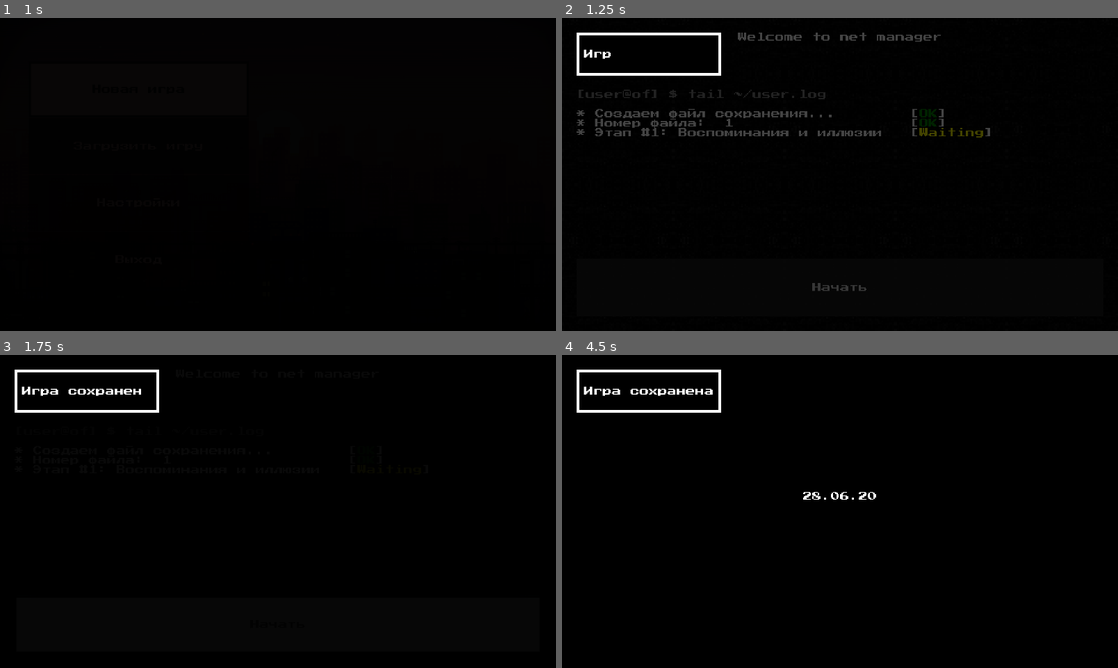
Above: before the commit, frames 1-4 (two rows, left to right).
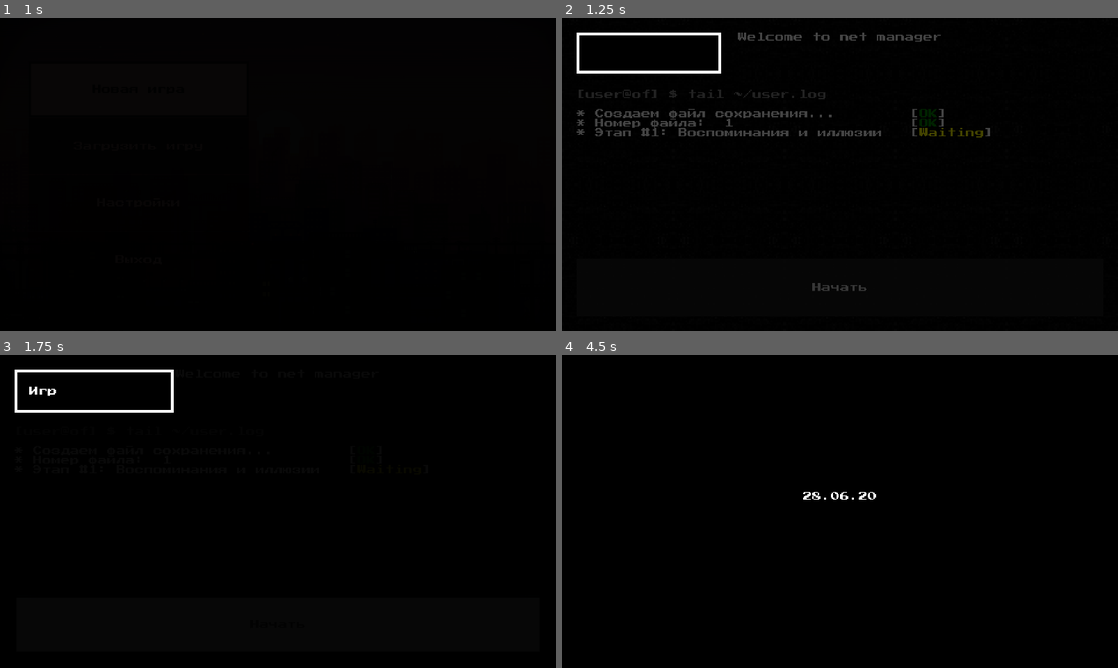
Above: after the commit, the same moments.

Repository: ordinary-dev/student-quest
Game: Godot game, scene res://Scenes/entry.tscn
Two runs of this game, one before a commit and one after it. Both use one fixed random seed, a clock stepped at 60 frames per second and the inputs below.
Inputs (mouse positions are in pixels of both pictures, inside the frame that each line leads up to):
- Up to frame 1 (1 s): click "Новая игра" at 0.5 s
- Up to frame 2 (1.25 s): no input
- Up to frame 3 (1.75 s): click "Начать" at 1.25 s
- Up to frame 4 (4.5 s): tap Enter (ui_accept) at 2, 2.27, 2.75, 3.02 s; move the mouse to (962, 495) at 2.02 s; hold Right (ui_right) 2.03-2.78 s; click (962, 495) at 2.17 s; move the mouse to (728, 527) at 2.77 s; hold Down (ui_down) 2.78-3.53 s; move the mouse to (895, 442) at 3.52 s; hold Right (ui_right) 3.53-4.28 s; move the mouse to (812, 574) at 4.27 s; hold Shift (speed_up) from 4.28 s (still down); click (812, 574) at 4.42 s

Frame 1 is identical in both runs. In frame 2, 0.5% of the frame differs, in the area x 2-29%, y 10-19%; in frame 3, 0.5%; in frame 4, 0.9%, in the area x 2-29%, y 4-19%.

Commit message:
Notification animation

Diff:
--- a/Scenes/global/Notification.tscn
+++ b/Scenes/global/Notification.tscn
@@ -4,26 +4,77 @@
 script/source = "extends Control
 
 export (NodePath) var label_path
+export (NodePath) var mc
 onready var effect = $Tween
 var time = .05
 
+var text_delay
+
+const x_from : = 550
+const x_to : = 600
+const y_from : = 150
+const y_to : = 200
+const y_time : = 0.25
+
+
 func set_label(text : String):
 	get_node(label_path).text = text
+	text_delay = time*len(get_node(label_path).text)
+
 
 func hide_self():
+	hide_anim()
+	yield(get_tree().create_timer(
+		2*y_time + text_delay
+	), \"timeout\")
 	get_node(\"/root/show_nf\").check_stack()
 	get_node(\"/root/ui\").remove_child(
 		get_node(\"/root/ui/notify\")
 	)
 
+func hide_anim():
+	effect.interpolate_property(
+		get_node(label_path), \"percent_visible\",
+		1, 0, text_delay,
+		Tween.TRANS_LINEAR, Tween.EASE_IN_OUT
+	)
+	effect.interpolate_property(
+		get_node(mc), \"rect_size\",
+		Vector2(x_to, y_to),
+		Vector2(x_from, y_to), y_time,
+		Tween.TRANS_QUAD, Tween.EASE_IN_OUT,
+		text_delay
+	)
+	effect.interpolate_property(
+		get_node(mc), \"rect_size\",
+		Vector2(x_from, y_to),
+		Vector2(x_from, y_from), y_time,
+		Tween.TRANS_QUAD, Tween.EASE_IN_OUT,
+		text_delay + y_time
+	)
+	effect.start()
+
 func start_anim():
-	effect.interpolate_property(get_node(label_path),
-	\"percent_visible\",
-	0, 1, time*len(get_node(label_path).text),
-	Tween.TRANS_LINEAR)
+	effect.interpolate_property(
+		get_node(mc), \"rect_size\",
+		Vector2(x_from, y_from),
+		Vector2(x_from, y_to), y_time,
+		Tween.TRANS_QUAD, Tween.EASE_IN_OUT
+	)
+	effect.interpolate_property(
+		get_node(mc), \"rect_size\",
+		Vector2(x_from, y_to),
+		Vector2(x_to, y_to), y_time,
+		Tween.TRANS_QUAD, Tween.EASE_IN_OUT, y_time
+	)
+	effect.interpolate_property(
+		get_node(label_path), \"percent_visible\",
+		0, 1, text_delay,
+		Tween.TRANS_LINEAR, Tween.EASE_IN_OUT, 2*y_time)
 	effect.start()
 	yield(get_tree().create_timer(
-		time*len(get_node(label_path).text)+3), \"timeout\")
+		text_delay + 2*y_time + 1
+	), \"timeout\")
 	hide_self()
 
 func _ready():
@@ -39,10 +90,12 @@
 "_edit_use_anchors_": false
 }
 label_path = NodePath("MarginContainer/ColorRect/MarginContainer/ColorRect/MarginContainer/Label")
+mc = NodePath("MarginContainer")
 
 [node name="MarginContainer" type="MarginContainer" parent="."]
-margin_right = 40.0
-margin_bottom = 40.0
+margin_right = 550.0
+margin_bottom = 150.0
+rect_min_size = Vector2( 550, 150 )
 custom_constants/margin_top = 50
 custom_constants/margin_left = 50
 __meta__ = {
@@ -53,8 +106,9 @@
 margin_left = 50.0
 margin_top = 50.0
 margin_right = 550.0
-margin_bottom = 200.0
-rect_min_size = Vector2( 500, 150 )
+margin_bottom = 150.0
+size_flags_horizontal = 3
+size_flags_vertical = 3
 __meta__ = {
 "_edit_use_anchors_": false
 }
@@ -74,7 +128,7 @@
 margin_left = 10.0
 margin_top = 10.0
 margin_right = 490.0
-margin_bottom = 140.0
+margin_bottom = 90.0
 color = Color( 0, 0, 0, 1 )
 
 [node name="MarginContainer" type="MarginContainer" parent="MarginContainer/ColorRect/MarginContainer/ColorRect"]
@@ -90,9 +144,9 @@
 
 [node name="Label" type="Label" parent="MarginContainer/ColorRect/MarginContainer/ColorRect/MarginContainer"]
 margin_left = 10.0
-margin_top = 49.0
+margin_top = 24.0
 margin_right = 470.0
-margin_bottom = 81.0
+margin_bottom = 56.0
 text = "Your Message"
 align = 1
 valign = 1
